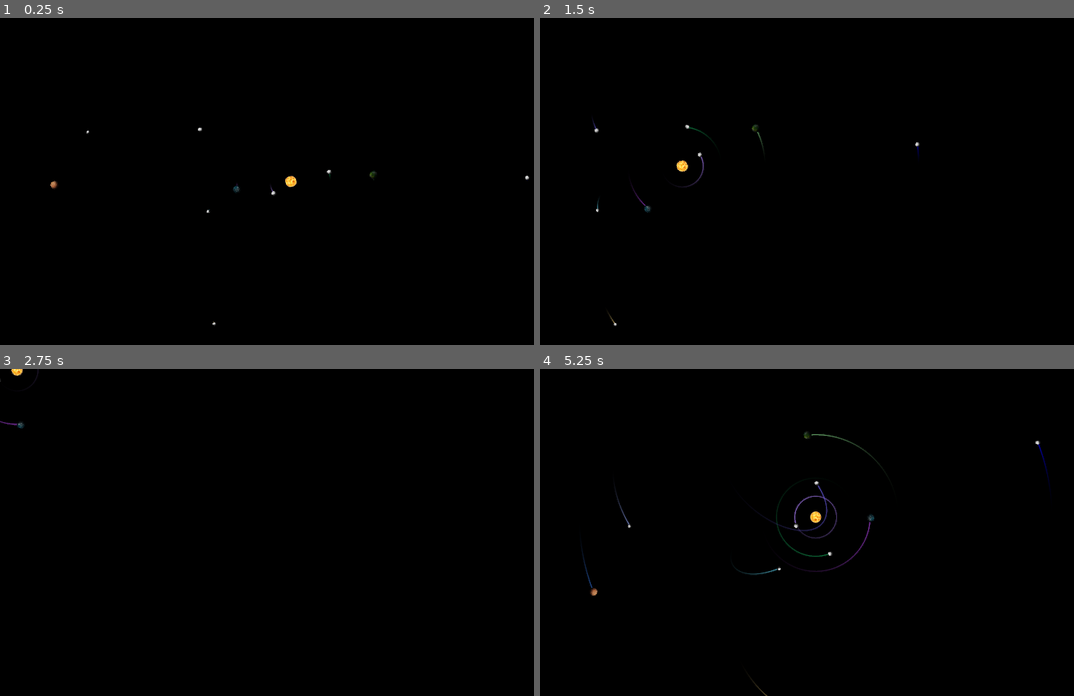
Above: before the commit, frames 1-4 (two rows, left to right).
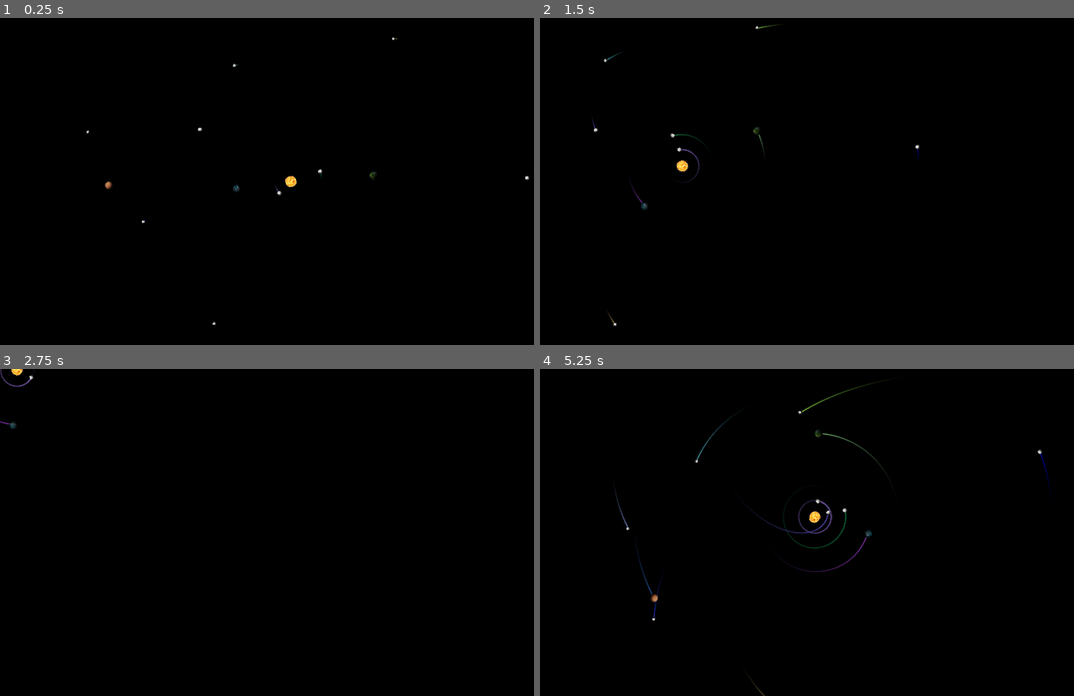
Above: after the commit, the same moments.

Repository: DimalexX/Orbits
Game: Godot game, scene res://Planets.tscn
Two runs of this game, one before a commit and one after it. Both use one fixed random seed, a clock stepped at 60 frames per second and the inputs below.
Inputs (mouse positions are in pixels of both pictures, inside the frame that each line leads up to):
- Up to frame 1 (0.25 s): no input
- Up to frame 2 (1.5 s): move the mouse to (956, 165) at 0.52 s; hold Right (ui_right) 0.53-1.28 s; click (956, 165) at 0.67 s; move the mouse to (716, 197) at 1.27 s; hold Down (ui_down) from 1.28 s (still down)
- Up to frame 3 (2.75 s): move the mouse to (347, 460) at 2.02 s; release Down (ui_down) at 2.03 s; hold Right (ui_right) from 2.03 s (still down)
- Up to frame 4 (5.25 s): move the mouse to (801, 597) at 2.77 s; release Right (ui_right) at 2.78 s; hold Up (ui_up) 2.78-3.53 s; click (801, 597) at 2.92 s; move the mouse to (1004, 581) at 3.52 s; hold Left (ui_left) 3.53-5.03 s; move the mouse to (657, 483) at 4.27 s; move the mouse to (860, 532) at 5.02 s; hold Down (ui_down) from 5.03 s (still down); click (860, 532) at 5.17 s

The runs differ from the first frame. In frame 1, 0.1% of the frame differs, in the area x 9-100%, y 5-63%; in frame 2, 0.3%; in frame 3, 0.1%; in frame 4, 1.2%, in the area x 7-96%, y 4-100%.

Commit message:
Уменьшил массу Солнца и увеличил силу притяжения

Diff:
--- a/Planet.gd
+++ b/Planet.gd
@@ -74,4 +74,4 @@
 	for pl in other_planets:
 		pl_global_position = pl.global_position
 		add_central_force(global_position.direction_to(pl_global_position)*
-			mass*pl.mass/global_position.distance_squared_to(pl_global_position)*0.6) #*0.66725)
+			mass*pl.mass/global_position.distance_squared_to(pl_global_position)*10) #*0.66725)
--- a/Planets.gd
+++ b/Planets.gd
@@ -2,7 +2,7 @@
 
 const RND_GEN_ASTEROIDS_X = 700
 const RND_GEN_ASTEROIDS_Y = 400
-const RND_GEN_ASTEROIDS_SOL_DIST = 200
+const RND_GEN_ASTEROIDS_SOL_DIST = 300
 const RND_GEN_ASTEROIDS_MIN_SPEED = 30
 const RND_GEN_ASTEROIDS_MAX_SPEED = 60
 const RND_GEN_ASTEROIDS_ANGLE = 1
@@ -23,7 +23,7 @@
 
 func _ready():
 	randomize()
-	generate_asteroids(3)
+	generate_asteroids(5)
 	planets = get_tree().get_nodes_in_group("Planet")
 
 
--- a/Planets.tscn
+++ b/Planets.tscn
@@ -11,7 +11,7 @@
 script = ExtResource( 3 )
 
 [node name="Sol" parent="." instance=ExtResource( 2 )]
-mass = 1.9891e+06
+mass = 100000.0
 __meta__ = {
 "_edit_group_": true
 }
@@ -24,9 +24,9 @@
 smoothing_enabled = true
 
 [node name="Mercury" parent="." instance=ExtResource( 2 )]
-position = Vector2( -57.9, 0 )
-mass = 0.33
-linear_velocity = Vector2( 0, 143.7 )
+position = Vector2( -45, 0 )
+mass = 33.0
+linear_velocity = Vector2( 0, 150 )
 __meta__ = {
 "_edit_group_": true
 }
@@ -35,9 +35,9 @@
 scale = Vector2( 0.4, 0.4 )
 
 [node name="Venus" parent="." instance=ExtResource( 2 )]
-position = Vector2( 108.2, 0 )
-mass = 4.87
-linear_velocity = Vector2( 0, -105 )
+position = Vector2( 85, 0 )
+mass = 487.0
+linear_velocity = Vector2( 0, -110 )
 __meta__ = {
 "_edit_group_": true
 }
@@ -47,8 +47,8 @@
 
 [node name="Earth" parent="." instance=ExtResource( 2 )]
 position = Vector2( -149.6, 0 )
-mass = 5.97
-linear_velocity = Vector2( 0, 89.4 )
+mass = 597.0
+linear_velocity = Vector2( 0, 82 )
 __meta__ = {
 "_edit_group_": true
 }
@@ -59,8 +59,8 @@
 
 [node name="Mars" parent="." instance=ExtResource( 2 )]
 position = Vector2( 227.9, 0 )
-mass = 0.64
-linear_velocity = Vector2( 0, -72.3 )
+mass = 64.0
+linear_velocity = Vector2( 0, -67 )
 __meta__ = {
 "_edit_group_": true
 }
@@ -70,9 +70,9 @@
 texture = ExtResource( 6 )
 
 [node name="Jupiter" parent="." instance=ExtResource( 2 )]
-position = Vector2( -650, 0 )
-mass = 1898.8
-linear_velocity = Vector2( 0, 40 )
+position = Vector2( -500, 0 )
+mass = 2000.0
+linear_velocity = Vector2( 0, 44 )
 __meta__ = {
 "_edit_group_": true
 }
@@ -83,7 +83,6 @@
 
 [node name="Asteroid" parent="." instance=ExtResource( 2 )]
 position = Vector2( -250, -150 )
-mass = 0.01
 linear_velocity = Vector2( 0, 30 )
 __meta__ = {
 "_edit_group_": true
@@ -94,8 +93,7 @@
 
 [node name="Asteroid2" parent="." instance=ExtResource( 2 )]
 position = Vector2( 650, 0 )
-mass = 0.01
-linear_velocity = Vector2( 0, -40 )
+linear_velocity = Vector2( 0, -35 )
 __meta__ = {
 "_edit_group_": true
 }
